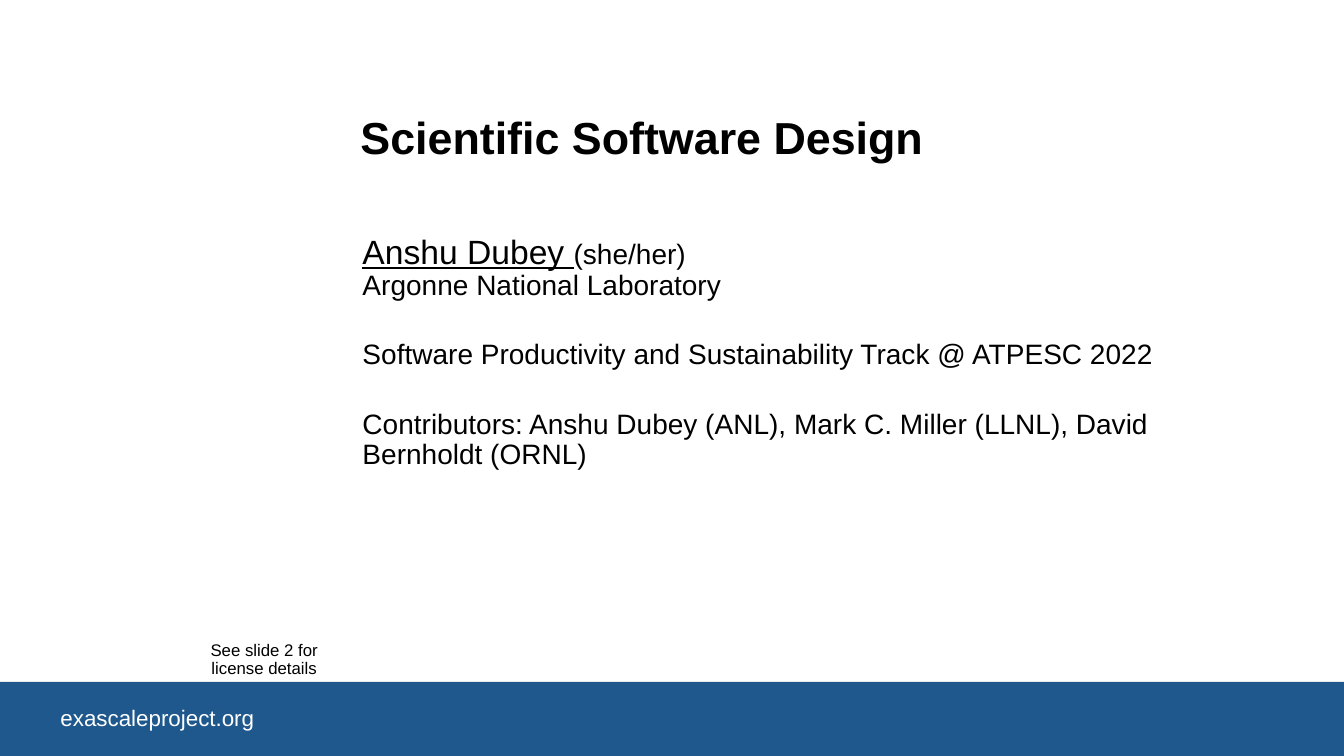
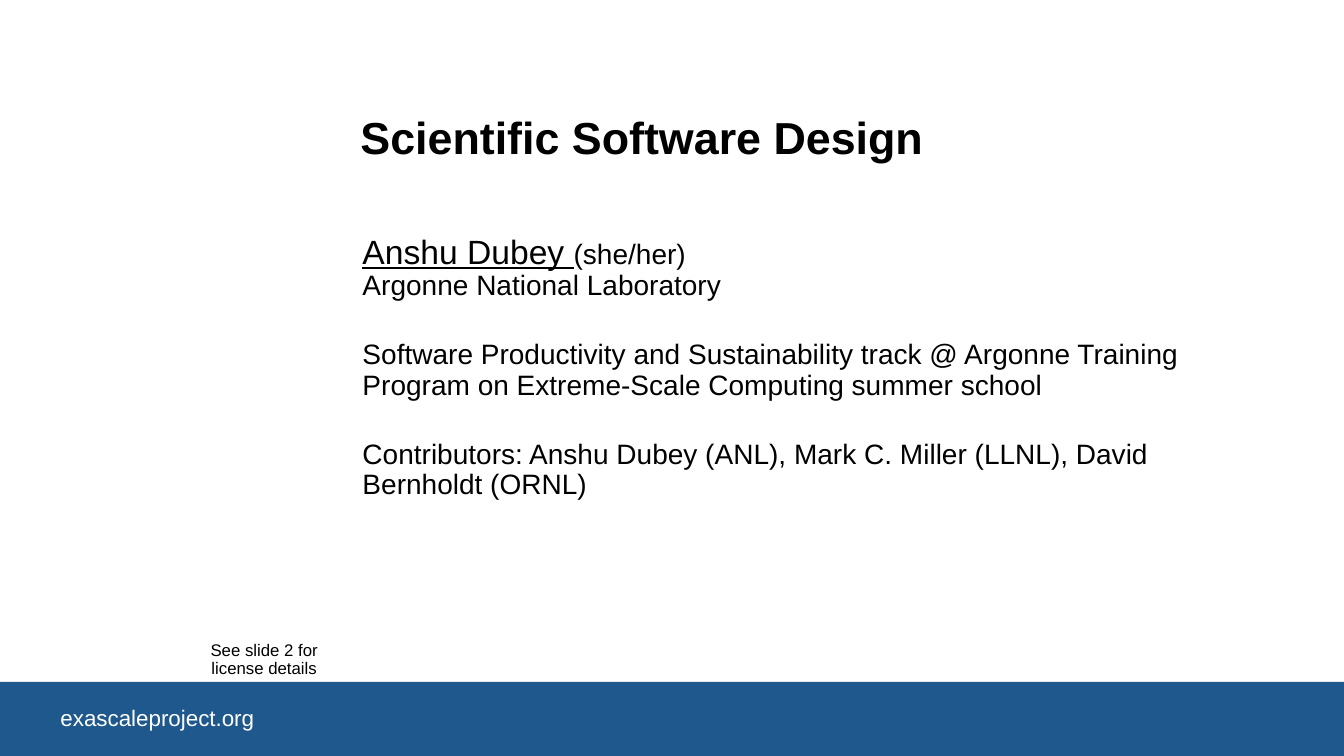
Before and after one commit to bssw-tutorial/presentations, a slide deck: slide 1 of design-a.pptx. Drawn at 1344x756 pixels with LibreOffice and Linux fonts; fonts in the diff are those of the drawing; background and template pictures are left out. Boxes give left, top, right and bottom in pixels: in the first picture for what was removed or moved away, otherwise in the second. Text is boxed around its words. In the diff, an @@ line names an element or a change of style, - is before the commit and + after.

```diff
--- a/design-a.pptx
+++ b/design-a.pptx
@@ subtitle at <box>362,343,1177,400</box>: text changed @@
-Software Productivity and Sustainability Track @ ATPESC 2022
+Software Productivity and Sustainability track @ Argonne Training Program on Extreme-Scale Computing summer school
```
Also in this commit, not shown: 1 slide added, 6 other files.
